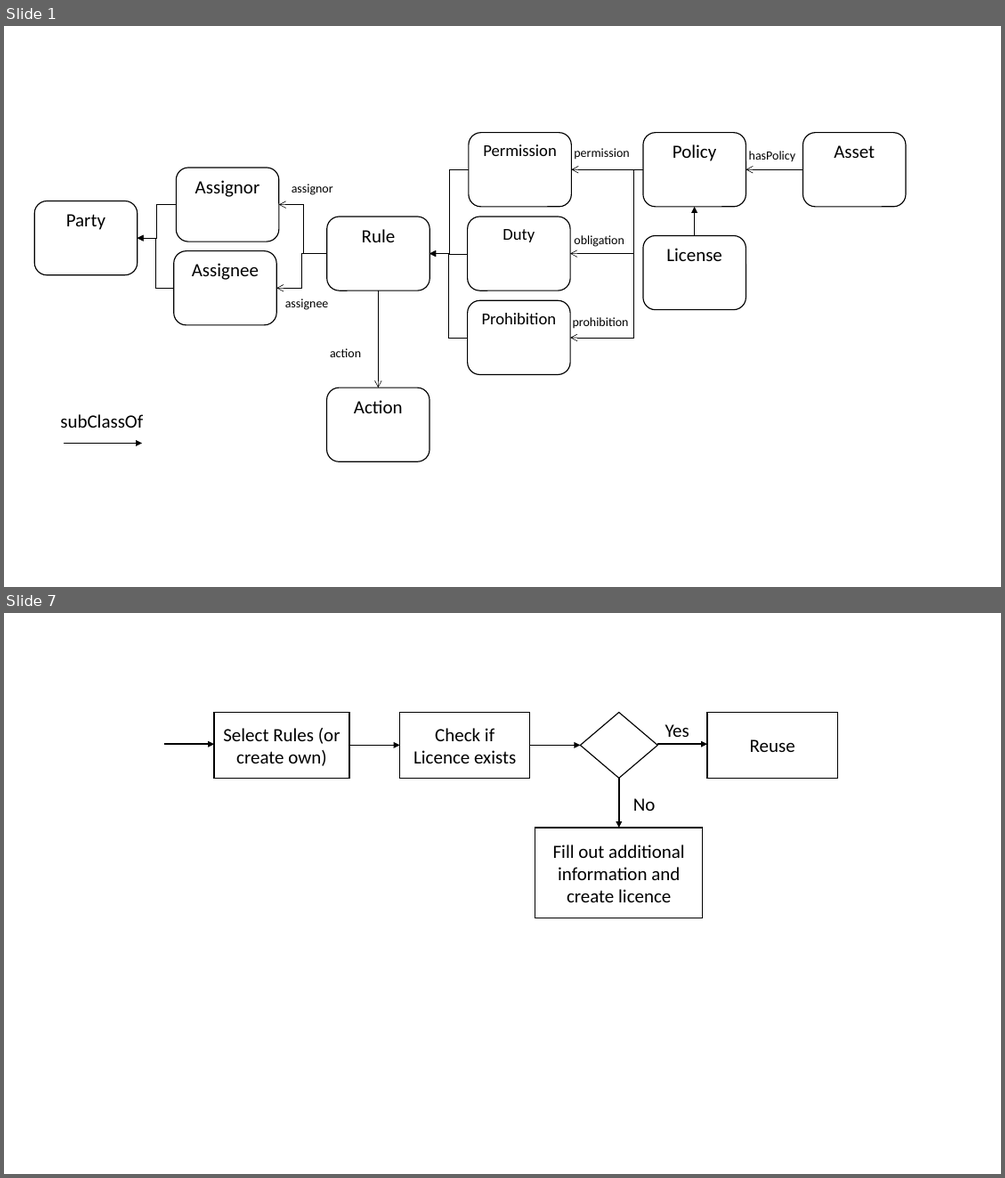
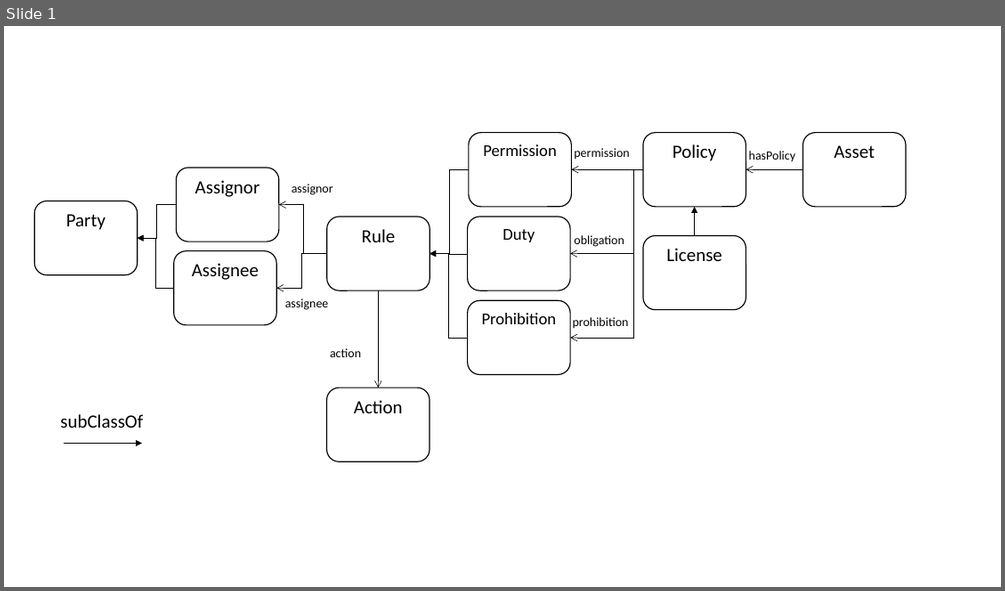
Before and after one commit to CSIRO-enviro-informatics/licences-catalogue, a slide deck: _docs/DataModel.pptx. Shown one above the other, each under a label of ours: slides 1 and 7 before the commit, slide 1 after it; the slides between them are not shown. The pictures are 1005x1178 and 1005x591 pixels, drawn with LibreOffice and Linux fonts; fonts in the diff are those of the drawing. Boxes give left, top, right and bottom in pixels: in the first picture for what was removed or moved away, otherwise in the second. Text is boxed around its words. In the diff, an @@ line names an element or a change of style, - is before the commit and + after.

```diff
--- a/_docs/DataModel.pptx
+++ b/_docs/DataModel.pptx
@@ slide 7 removed at [4,613,1001,1174], background #FFFFFF @@
@@ rectangle removed at [214,713,349,779] @@
-Select Rules (or create own)
@@ rectangle removed at [399,713,530,779] @@
-Check if Licence exists
@@ diamond removed at [581,713,657,779] @@
@@ rectangle removed at [708,713,838,779] @@
-Reuse
@@ arrow removed from (164, 744) to (214, 744) @@
@@ arrow removed from (349, 746) to (399, 746) @@
@@ arrow removed from (530, 746) to (581, 746) @@
@@ arrow removed from (657, 744) to (708, 744) @@
@@ text removed at [665,724,689,737] @@
-Yes
@@ arrow removed from (619, 779) to (619, 827) @@
@@ text removed at [633,798,655,811] @@
-No
@@ rectangle removed at [535,827,704,918] @@
-Fill out additional information and create licence
```
Also in this commit, not shown: 2 slides changed, 3 other slides removed, 11 other files.
